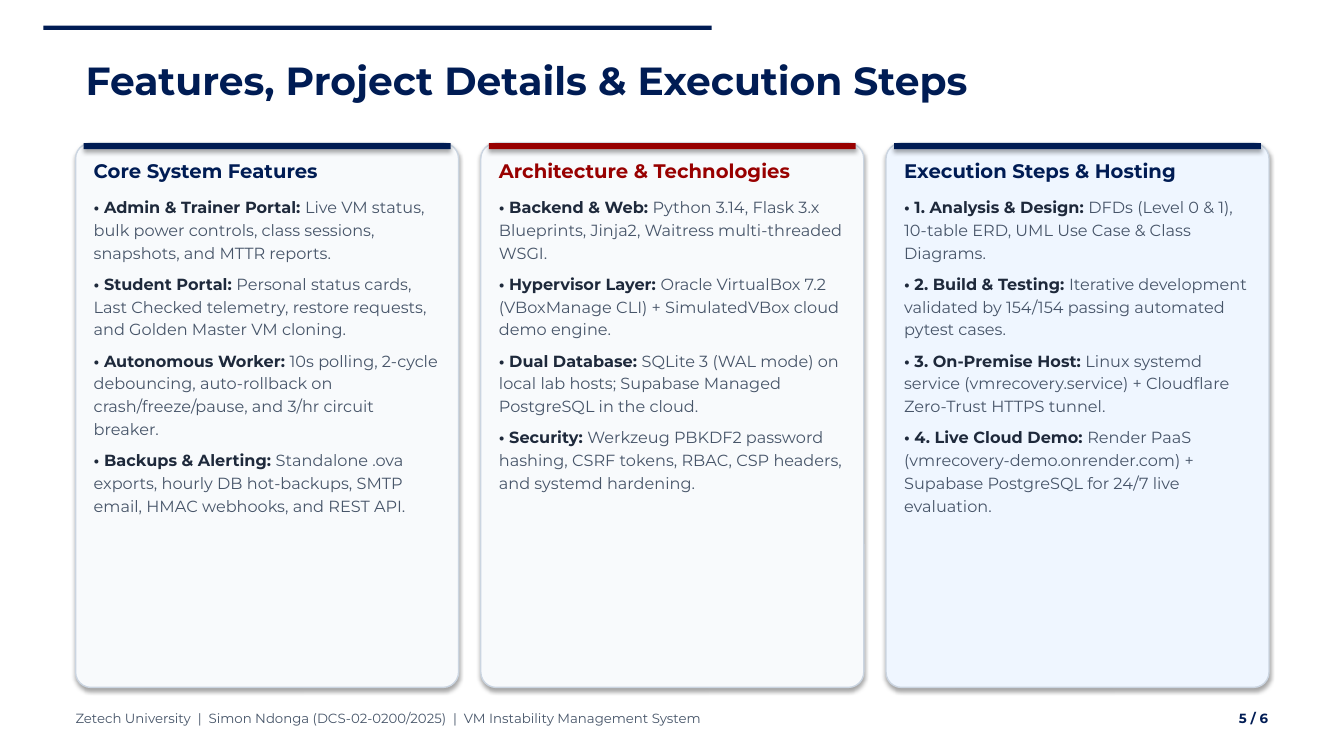
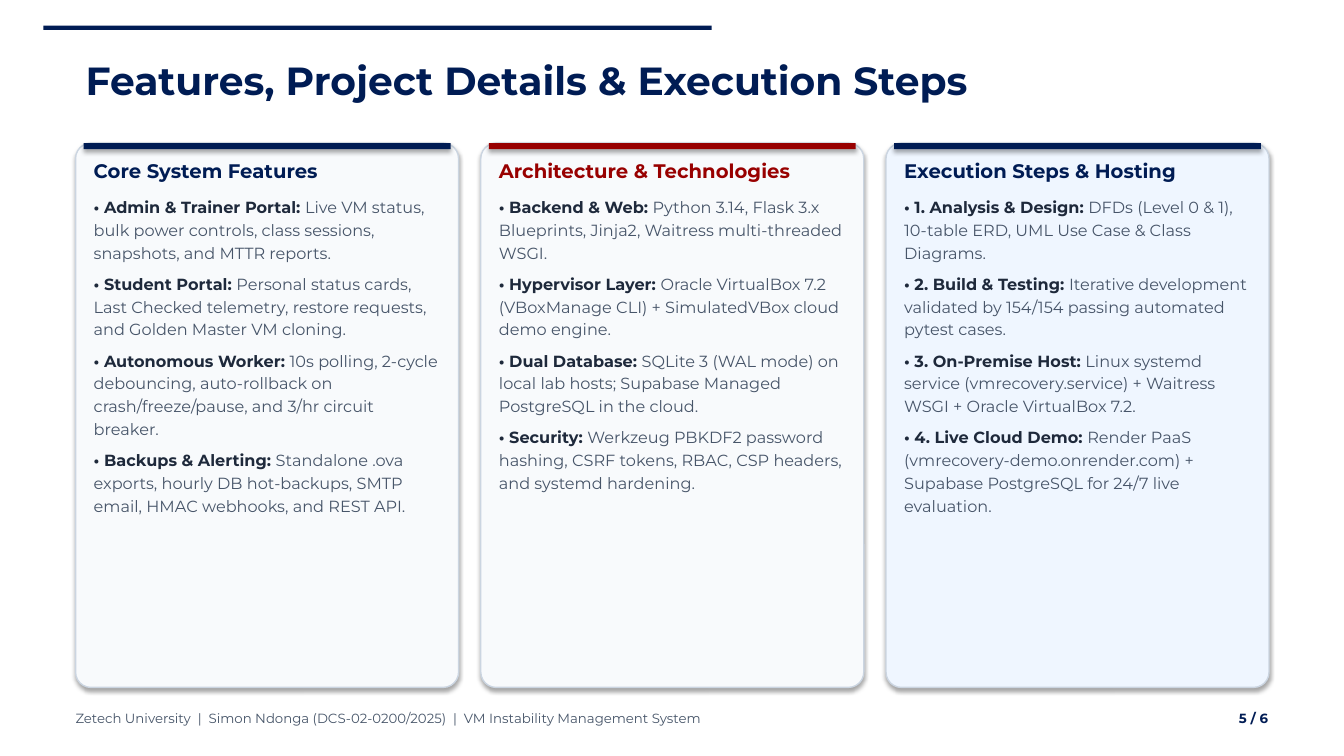
Before and after one commit to nomadspecter/vmrecovery, a slide deck: slide 5 of Milestones/Project_Presentation_SimonNdonga.pptx. Drawn at 1344x756 pixels with LibreOffice and Linux fonts; fonts in the diff are those of the drawing; background and template pictures are left out. Boxes give left, top, right and bottom in pixels: in the first picture for what was removed or moved away, otherwise in the second. Text is boxed around its words. In the diff, an @@ line names an element or a change of style, - is before the commit and + after.

Commit message:
Remove unused Cloudflare Zero-Trust Tunnel references from both presentation decks

```diff
--- a/Milestones/Project_Presentation_SimonNdonga.pptx
+++ b/Milestones/Project_Presentation_SimonNdonga.pptx
@@ text at [904, 354, 1215, 412]: text changed @@
-• 3. On-Premise Host: Linux systemd service (vmrecovery.service) + Cloudflare Zero-Trust HTTPS tunnel.
+• 3. On-Premise Host: Linux systemd service (vmrecovery.service) + Waitress WSGI + Oracle VirtualBox 7.2.
```
Also in this commit, not shown: 1 other slide changed, 3 other files.
